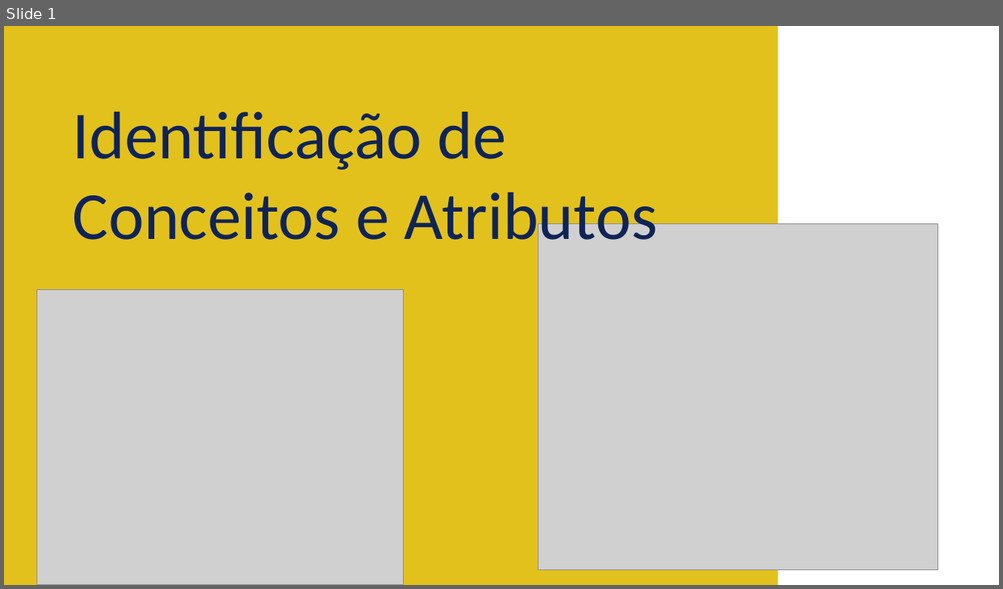
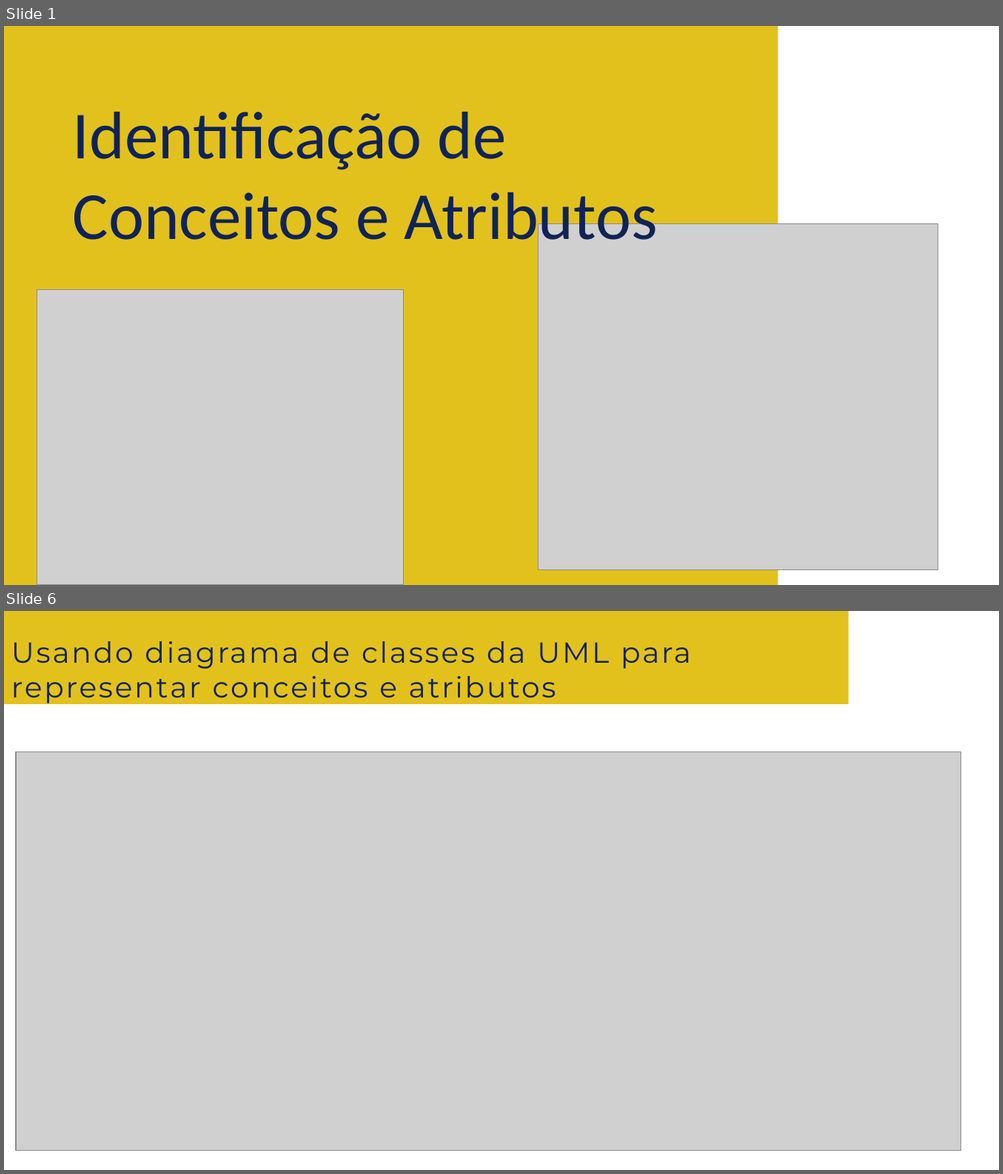
Before and after one commit to andreneves/PP, a slide deck: 02-IdentificaçãoDeConceitosEAtributos.pptx. Shown one above the other, each under a label of ours: slide 1 before the commit, slides 1 and 6 after it; the slides between them are not shown. The pictures are 1003x589 and 1003x1174 pixels, drawn with LibreOffice and Linux fonts; fonts in the diff are those of the drawing; grey boxes stand for pictures; background and template pictures are left out. Boxes give left, top, right and bottom in pixels: in the first picture for what was removed or moved away, otherwise in the second. Text is boxed around its words. In the diff, an @@ line names an element or a change of style, - is before the commit and + after.

```diff
--- a/02-IdentificaçãoDeConceitosEAtributos.pptx
+++ b/02-IdentificaçãoDeConceitosEAtributos.pptx
@@ slide 6 added at [4,611,999,1170], background picture (left out) @@
@@ rectangle added at [4,611,848,704], fill #E3C11D @@
@@ text added at [11,641,691,705], 28 pt, text #0F2456 @@
+Usando diagrama de classes da UML para
+representar conceitos e atributos
@@ picture added at [16,752,962,1151] @@
```
Also in this commit, not shown: 1 slide changed, 15 other slides added.
